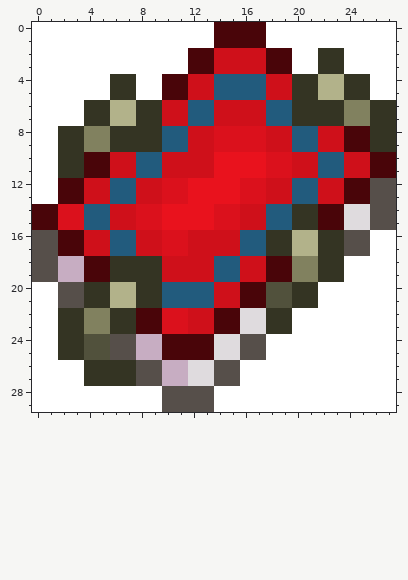
Pixel-art sprite -- Items/Weapons/BoneConfusion.png. Above is the file before it was changed.
The file is 28x30 pixels. Colours within 5 levels of each other are drawn and written as one.
New version:
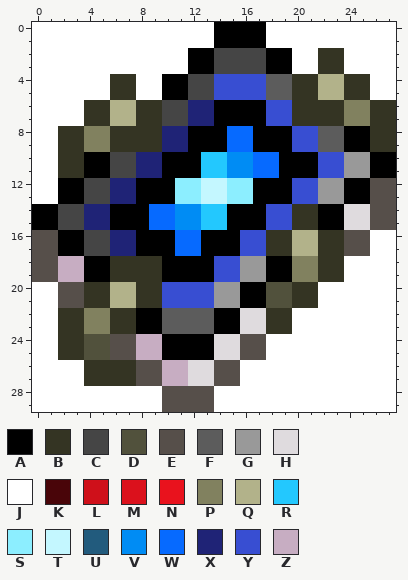
Palette (. is transparent): A #000000  B #343423  C #454545  D #51513c  E #564f4a  F #5c5c5c  G #999999  H #dfdbde  J #ffffff  K #490509  L #cf101a  M #db111c  N #e9121d  P #81815f  Q #b2b28a  R #23c8fe  S #8ceeff  T #c4f7ff  U #225b7d  V #008cf4  W #066aff  X #1f2376  Y #384ed2  Z #c7adc2
Difference:
{"y":0,"x":14,"old":"KKKK","new":"AAAA"}
{"y":1,"x":14,"old":"KKKK","new":"AAAA"}
{"y":2,"x":12,"old":"KKLLLLKK","new":"AACCCCAA"}
{"y":3,"x":12,"old":"KKLLLLKK","new":"AACCCCAA"}
{"y":4,"x":10,"old":"KKLLUUUULL","new":"AACCYYYYFF"}
{"y":5,"x":10,"old":"KKLLUUUULL","new":"AACCYYYYFF"}
{"y":6,"x":10,"old":"LLUULLLLUU","new":"CCXXAAAAYY"}
{"y":7,"x":10,"old":"LLUULLLLUU","new":"CCXXAAAAYY"}
{"y":8,"x":10,"old":"UULLMMMMLLUULLKK","new":"XXAAAWWAAAYYFFAA"}
{"y":9,"x":10,"old":"UULLMMMMLLUULLKK","new":"XXAAAWWAAAYYFFAA"}
{"y":10,"x":4,"old":"KKLLUULLLLNNNNMMLLUULLKK","new":"AACCXXAAARRVVWWAAAYYGGAA"}
{"y":11,"x":4,"old":"KKLLUULLLLNNNNMMLLUULLKK","new":"AACCXXAAARRVVWWAAAYYGGAA"}
{"y":12,"x":2,"old":"KKLLUULLMMNNNNMMLLUULLKK","new":"AACCXXAAASSTTSSAAAYYGGAA"}
{"y":13,"x":2,"old":"KKLLUULLMMNNNNMMLLUULLKK","new":"AACCXXAAASSTTSSAAAYYGGAA"}
{"y":14,"x":0,"old":"KKMMUULLMMNNNNMMLLUU","new":"AACCXXAAAWWVVRRAAAYY"}
{"y":14,"x":22,"old":"KK","new":"AA"}
{"y":15,"x":0,"old":"KKMMUULLMMNNNNMMLLUU","new":"AACCXXAAAWWVVRRAAAYY"}
{"y":15,"x":22,"old":"KK","new":"AA"}
{"y":16,"x":2,"old":"KKLLUULLMMLLLLUU","new":"AACCXXAAAWWAAAYY"}
{"y":17,"x":2,"old":"KKLLUULLMMLLLLUU","new":"AACCXXAAAWWAAAYY"}
{"y":18,"x":4,"old":"KK","new":"AA"}
{"y":18,"x":10,"old":"LLLLUULLKK","new":"AAAAYYGGAA"}
{"y":19,"x":4,"old":"KK","new":"AA"}
{"y":19,"x":10,"old":"LLLLUULLKK","new":"AAAAYYGGAA"}
{"y":20,"x":10,"old":"UUUULLKK","new":"YYYYGGAA"}
{"y":21,"x":10,"old":"UUUULLKK","new":"YYYYGGAA"}
{"y":22,"x":8,"old":"KKMMLLKK","new":"AAFFFFAA"}
{"y":23,"x":8,"old":"KKMMLLKK","new":"AAFFFFAA"}
{"y":24,"x":10,"old":"KKKK","new":"AAAA"}
{"y":25,"x":10,"old":"KKKK","new":"AAAA"}
{"label":"changed","picture_box":[32,22,396,360]}
